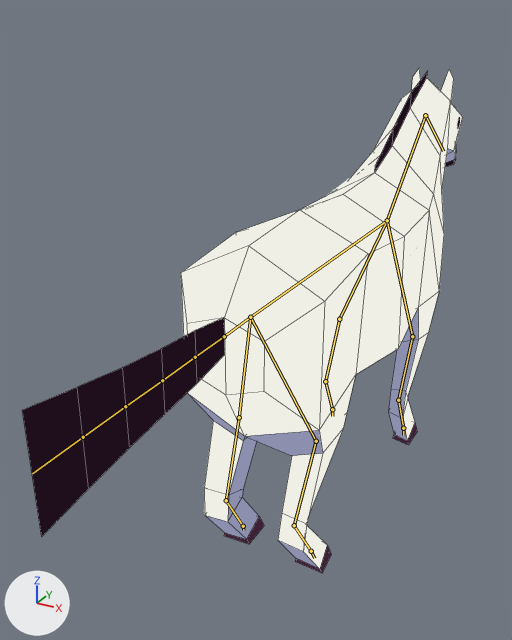
The Blender file art/horse.blend: old version first, new version second.
Both versions are drawn from a 50 mm camera at (1.16, -3.06, 2.27) aimed at (-0.29, -0.42, 0.95). The axes (+X, +Y, +Z) are drawn at lower left. The lights are the same throughout. The bones that bend it are drawn over the model as lines. Mesh edges are drawn as thin lines.

Objects in the first picture: 'horse'.
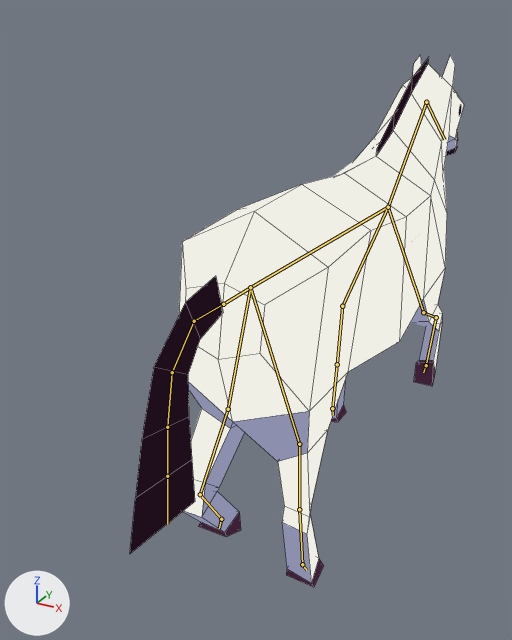
Commit message: Proper personal horse animations

The newer file adds an action. The first version stands in its rest pose; the second is drawn at frame 24 of the action 'trot'.

Pixel boxes (x1, y1, x2, y2) of what changed, in the pictures (512 x 640 px):
'horse', posed (24% narrower): before (22, 69, 463, 573); after (130, 54, 464, 587)
bone 'Bone', root to tip: before (387, 220) to (250, 317); after (388, 207) to (250, 287)
bone 'Bone.003', root to tip: before (250, 317) to (239, 417); after (250, 287) to (228, 409)
bone 'Bone.008', root to tip: before (239, 417) to (226, 500); after (228, 409) to (200, 494)
bone 'Bone.012', root to tip: before (226, 500) to (243, 526); after (200, 494) to (221, 519)
bone 'Bone.013', root to tip: before (243, 526) to (243, 530); after (221, 519) to (219, 528)
bone 'Bone.004', root to tip: before (250, 317) to (316, 441); after (250, 287) to (299, 444)
bone 'Bone.007', root to tip: before (316, 441) to (294, 525); after (299, 444) to (299, 509)
bone 'Bone.011', root to tip: before (294, 525) to (311, 551); after (299, 509) to (302, 564)
bone 'Bone.014', root to tip: before (311, 551) to (314, 558); after (302, 564) to (306, 570)
bone 'Bone.021', root to tip: before (195, 357) to (162, 380); after (194, 321) to (172, 372)
bone 'Bone.022', root to tip: before (162, 380) to (125, 406); after (172, 372) to (167, 427)
bone 'Bone.023', root to tip: before (125, 406) to (83, 437); after (167, 427) to (167, 476)
bone 'Bone.001', root to tip: before (387, 220) to (412, 336); after (388, 207) to (423, 312)
bone 'Bone.006', root to tip: before (412, 336) to (398, 400); after (423, 312) to (436, 317)
bone 'Bone.009', root to tip: before (398, 400) to (403, 428); after (436, 317) to (426, 365)
bone 'Bone.016', root to tip: before (403, 428) to (403, 435); after (426, 365) to (423, 372)
bone 'Bone.002', root to tip: before (387, 220) to (339, 319); after (388, 207) to (342, 306)
bone 'Bone.005', root to tip: before (339, 319) to (325, 381); after (342, 306) to (337, 364)
bone 'Bone.010', root to tip: before (325, 381) to (332, 409); after (337, 364) to (332, 408)
bone 'Bone.015', root to tip: before (332, 409) to (332, 416); after (332, 408) to (333, 415)
bone 'Bone.017', root to tip: before (387, 220) to (425, 115); after (388, 207) to (426, 102)

Diff of the bpy script that builds the scene:
```diff
--- a/art/horse.blend.py
+++ b/art/horse.blend.py
@@ bone_bone @@
 bone_bone = bpy.data.objects['Armature'].pose.bones['Bone']
-bone_bone.location = (0.0, 0.0, 0.0)
-bone_bone.rotation_quaternion = (1.0, 0.0, 0.0, 0.0)  # degrees (0, 0, 0)
+bone_bone.location = (0.0, 0.0, 0.072)
+bone_bone.rotation_quaternion = (1.0, 0.014, 0.0, 0.0)  # degrees (2, 0, 0)
@@ bone_bone_003 @@
 bone_bone_003 = bpy.data.objects['Armature'].pose.bones['Bone.003']  # child of 'Bone'
-bone_bone_003.rotation_quaternion = (1.0, 0.0, 0.0, 0.0)  # degrees (0, 0, 0)
+bone_bone_003.rotation_quaternion = (0.998, -0.009, 0.019, 0.057)  # degrees (-1, 2, 7)
@@ bone_bone_008 @@
 bone_bone_008 = bpy.data.objects['Armature'].pose.bones['Bone.008']  # child of 'Bone.003'
-bone_bone_008.rotation_quaternion = (1.0, 0.0, 0.0, 0.0)  # degrees (0, 0, 0)
+bone_bone_008.rotation_quaternion = (0.994, -0.011, -0.007, 0.108)  # degrees (-1, -1, 12)
@@ bone_bone_012 @@
 bone_bone_012 = bpy.data.objects['Armature'].pose.bones['Bone.012']  # child of 'Bone.008'
-bone_bone_012.rotation_quaternion = (1.0, 0.0, 0.0, 0.0)  # degrees (0, 0, 0)
+bone_bone_012.rotation_quaternion = (0.979, 0.018, -0.01, -0.204)  # degrees (2, -1, -24)
@@ bone_bone_013 @@
 bone_bone_013 = bpy.data.objects['Armature'].pose.bones['Bone.013']  # child of 'Bone.012'
-bone_bone_013.rotation_quaternion = (1.0, 0.0, 0.0, 0.0)  # degrees (0, 0, 0)
+bone_bone_013.rotation_quaternion = (0.955, -0.025, 0.078, 0.283)  # degrees (0, 9, 33)
@@ bone_bone_004 @@
 bone_bone_004 = bpy.data.objects['Armature'].pose.bones['Bone.004']  # child of 'Bone'
-bone_bone_004.rotation_quaternion = (1.0, 0.0, 0.0, 0.0)  # degrees (0, 0, 0)
+bone_bone_004.rotation_quaternion = (0.993, -0.096, -0.037, -0.051)  # degrees (-11, -5, -5)
@@ bone_bone_007 @@
 bone_bone_007 = bpy.data.objects['Armature'].pose.bones['Bone.007']  # child of 'Bone.004'
-bone_bone_007.rotation_quaternion = (1.0, 0.0, 0.0, 0.0)  # degrees (0, 0, 0)
+bone_bone_007.rotation_quaternion = (0.908, 0.359, -0.02, 0.217)  # degrees (41, -11, 23)
@@ bone_bone_011 @@
 bone_bone_011 = bpy.data.objects['Armature'].pose.bones['Bone.011']  # child of 'Bone.007'
-bone_bone_011.rotation_quaternion = (1.0, 0.0, 0.0, 0.0)  # degrees (0, 0, 0)
+bone_bone_011.rotation_quaternion = (0.858, -0.438, -0.013, -0.269)  # degrees (-50, -15, -28)
@@ bone_bone_014 @@
 bone_bone_014 = bpy.data.objects['Armature'].pose.bones['Bone.014']  # child of 'Bone.011'
-bone_bone_014.rotation_quaternion = (1.0, 0.0, 0.0, 0.0)  # degrees (0, 0, 0)
+bone_bone_014.rotation_quaternion = (0.957, 0.242, 0.052, 0.151)  # degrees (29, 2, 18)
@@ bone_bone_021 @@
 bone_bone_021 = bpy.data.objects['Armature'].pose.bones['Bone.021']  # child of 'Bone.020'
-bone_bone_021.rotation_quaternion = (1.0, 0.0, 0.0, 0.0)  # degrees (0, 0, 0)
+bone_bone_021.rotation_quaternion = (0.924, -0.383, 0.0, 0.0)  # degrees (-45, 0, 0)
@@ bone_bone_022 @@
 bone_bone_022 = bpy.data.objects['Armature'].pose.bones['Bone.022']  # child of 'Bone.021'
-bone_bone_022.rotation_quaternion = (1.0, 0.0, 0.0, 0.0)  # degrees (0, 0, 0)
+bone_bone_022.rotation_quaternion = (0.957, -0.289, 0.0, 0.0)  # degrees (-34, 0, 0)
@@ bone_bone_023 @@
 bone_bone_023 = bpy.data.objects['Armature'].pose.bones['Bone.023']  # child of 'Bone.022'
-bone_bone_023.rotation_quaternion = (1.0, 0.0, 0.0, 0.0)  # degrees (0, 0, 0)
+bone_bone_023.rotation_quaternion = (0.997, -0.072, 0.0, 0.0)  # degrees (-8, 0, 0)
@@ bone_bone_001 @@
 bone_bone_001 = bpy.data.objects['Armature'].pose.bones['Bone.001']
-bone_bone_001.location = (0.0, 0.0, 0.0)
-bone_bone_001.rotation_quaternion = (1.0, 0.0, 0.0, 0.0)  # degrees (0, 0, 0)
+bone_bone_001.location = (-0.028, -0.066, 0.008)
+bone_bone_001.rotation_quaternion = (0.989, -0.134, 0.057, -0.007)  # degrees (-16, 6, -2)
@@ bone_bone_006 @@
 bone_bone_006 = bpy.data.objects['Armature'].pose.bones['Bone.006']  # child of 'Bone.001'
-bone_bone_006.rotation_quaternion = (1.0, 0.0, 0.0, 0.0)  # degrees (0, 0, 0)
+bone_bone_006.rotation_quaternion = (0.804, -0.594, -0.004, -0.016)  # degrees (-73, -1, -1)
@@ bone_bone_009 @@
 bone_bone_009 = bpy.data.objects['Armature'].pose.bones['Bone.009']  # child of 'Bone.006'
-bone_bone_009.rotation_quaternion = (1.0, 0.0, 0.0, 0.0)  # degrees (0, 0, 0)
+bone_bone_009.rotation_quaternion = (0.307, 0.951, -0.014, 0.027)  # degrees (144, -3, -1)
@@ bone_bone_016 @@
 bone_bone_016 = bpy.data.objects['Armature'].pose.bones['Bone.016']  # child of 'Bone.009'
-bone_bone_016.rotation_quaternion = (1.0, 0.0, 0.0, 0.0)  # degrees (0, 0, 0)
+bone_bone_016.rotation_quaternion = (0.949, 0.314, -0.01, 0.036)  # degrees (37, -2, 4)
@@ bone_bone_002 @@
 bone_bone_002 = bpy.data.objects['Armature'].pose.bones['Bone.002']
-bone_bone_002.location = (0.0, 0.0, 0.0)
-bone_bone_002.rotation_quaternion = (1.0, 0.0, 0.0, 0.0)  # degrees (0, 0, 0)
+bone_bone_002.location = (0.028, -0.066, 0.008)
+bone_bone_002.rotation_quaternion = (0.999, -0.03, -0.013, 0.002)  # degrees (-3, -1, 0)
@@ bone_bone_005 @@
 bone_bone_005 = bpy.data.objects['Armature'].pose.bones['Bone.005']  # child of 'Bone.002'
-bone_bone_005.rotation_quaternion = (1.0, 0.0, 0.0, 0.0)  # degrees (0, 0, 0)
+bone_bone_005.rotation_quaternion = (0.989, -0.145, -0.001, 0.004)  # degrees (-17, 0, 0)
@@ bone_bone_010 @@
 bone_bone_010 = bpy.data.objects['Armature'].pose.bones['Bone.010']  # child of 'Bone.005'
-bone_bone_010.rotation_quaternion = (1.0, 0.0, 0.0, 0.0)  # degrees (0, 0, 0)
+bone_bone_010.rotation_quaternion = (0.899, 0.437, 0.013, -0.017)  # degrees (52, 2, -1)
@@ bone_bone_015 @@
 bone_bone_015 = bpy.data.objects['Armature'].pose.bones['Bone.015']  # child of 'Bone.010'
-bone_bone_015.rotation_quaternion = (1.0, 0.0, 0.0, 0.0)  # degrees (0, 0, 0)
+bone_bone_015.rotation_quaternion = (0.95, -0.311, -0.029, 0.006)  # degrees (-36, -3, 2)
@@ bone_bone_017 @@
 bone_bone_017 = bpy.data.objects['Armature'].pose.bones['Bone.017']
-bone_bone_017.location = (0.0, 0.0, 0.0)
+bone_bone_017.location = (0.0, 0.048, 0.055)
```
